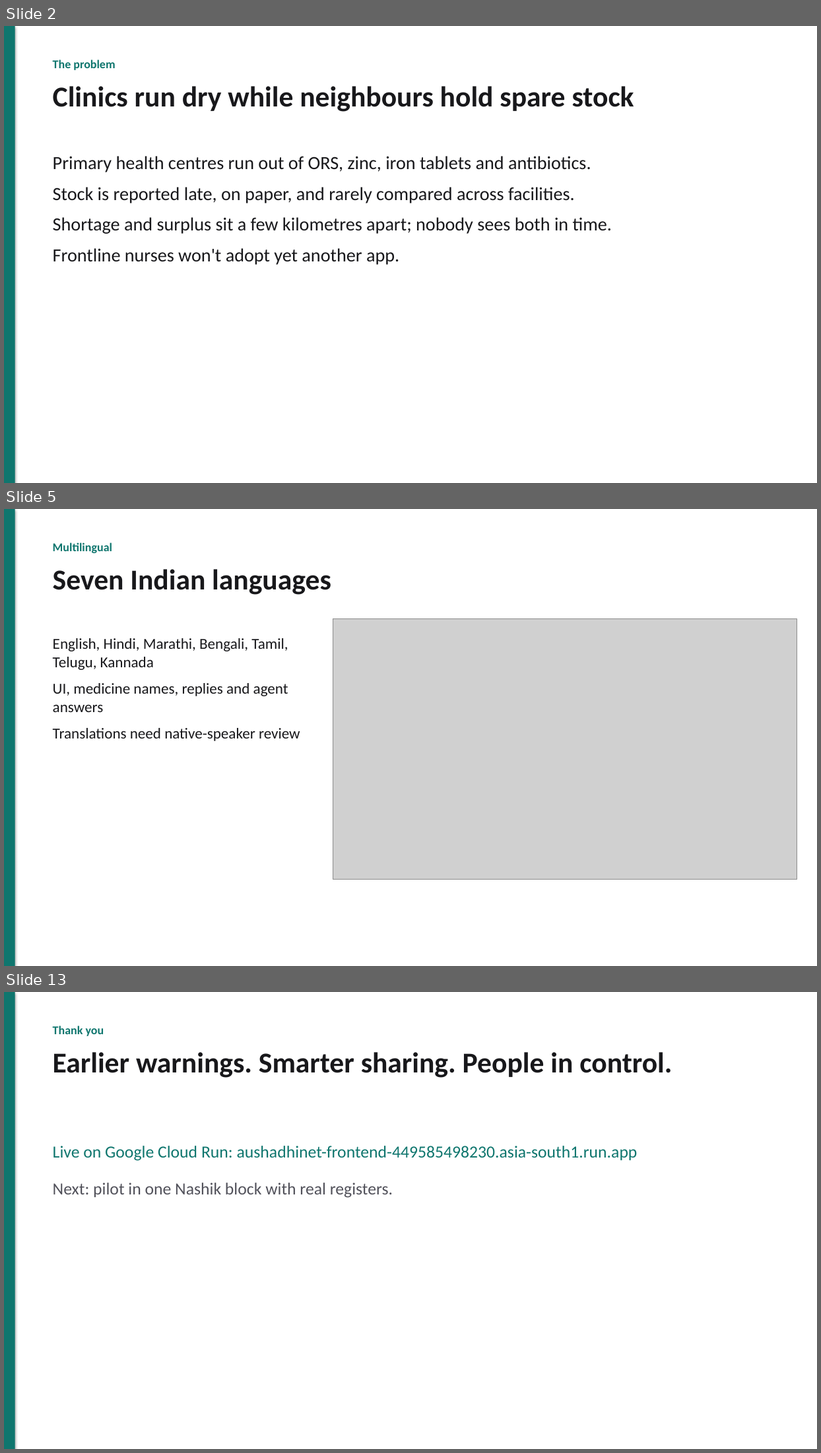
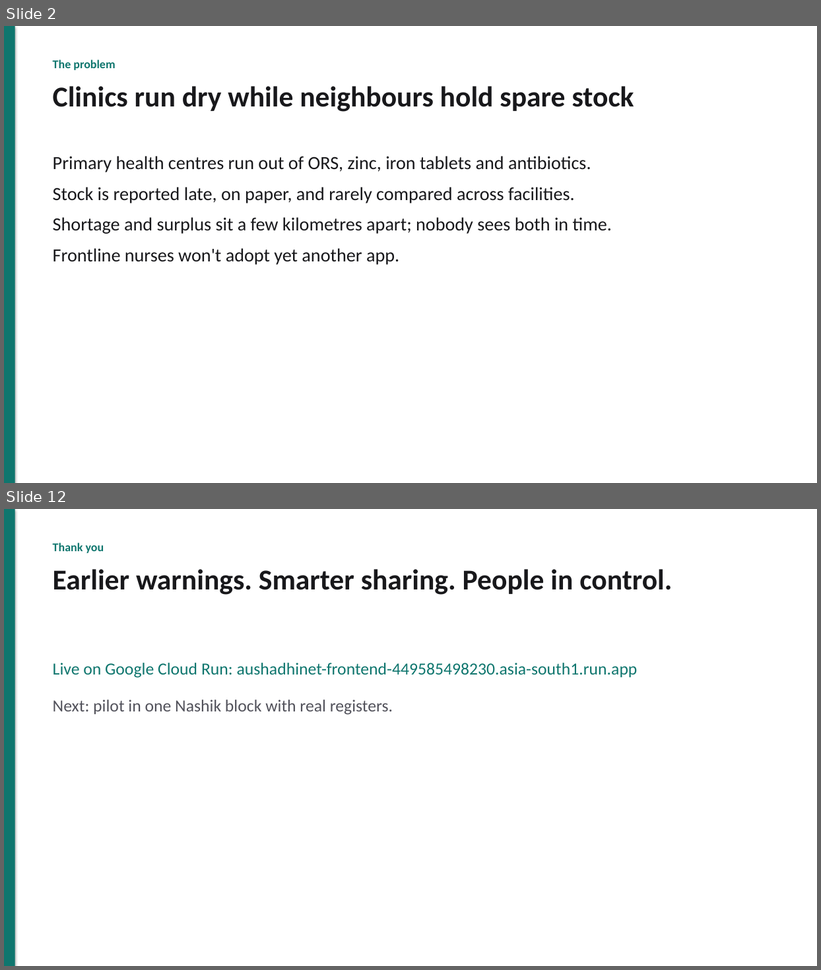
Before and after one commit to akshat333-debug/AushadhiNet, a slide deck: docs/pitch/AushadhiNet-pitch.pptx. Shown one above the other, each under a label of ours: slides 2, 5 and 13 before the commit, slides 2 and 12 after it; the slides between them are not shown. The pictures are 821x1453 and 821x970 pixels, drawn with LibreOffice and Linux fonts; fonts in the diff are those of the drawing; grey boxes stand for pictures. Boxes give left, top, right and bottom in pixels: in the first picture for what was removed or moved away, otherwise in the second. Text is boxed around its words. In the diff, an @@ line names an element or a change of style, - is before the commit and + after.

```diff
--- a/docs/pitch/AushadhiNet-pitch.pptx
+++ b/docs/pitch/AushadhiNet-pitch.pptx
@@ slide 5 removed at box(4, 509, 817, 966), background #FFFFFF @@
@@ rectangle removed at box(4, 509, 15, 966) @@
@@ text removed at box(53, 543, 112, 553) @@
-Multilingual
@@ text removed at box(53, 569, 331, 595) @@
-Seven Indian languages
@@ picture removed at box(333, 619, 797, 880) @@
@@ text removed at box(53, 638, 300, 741) @@
-English, Hindi, Marathi, Bengali, Tamil, Telugu, Kannada
-UI, medicine names, replies and agent answers
-Translations need native-speaker review
@@ what was slide 13 is now slide 12 @@
```
Also in this commit, not shown: 7 slides changed, 2 slides added, 2 other slides removed, 13 other files.
